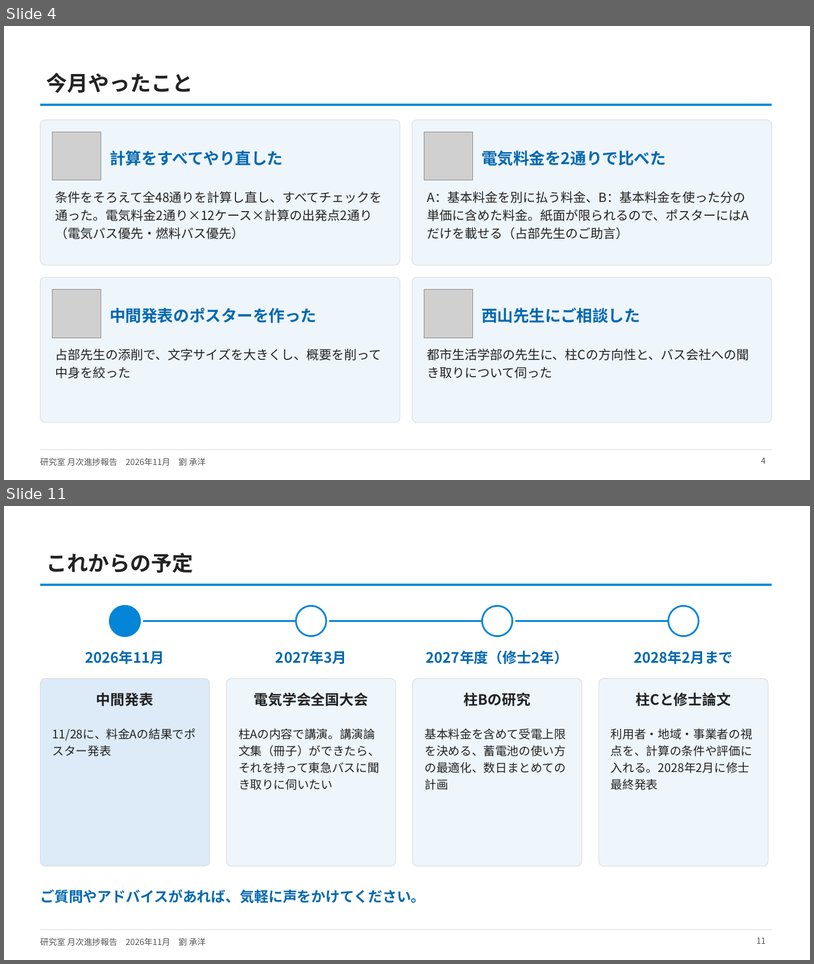
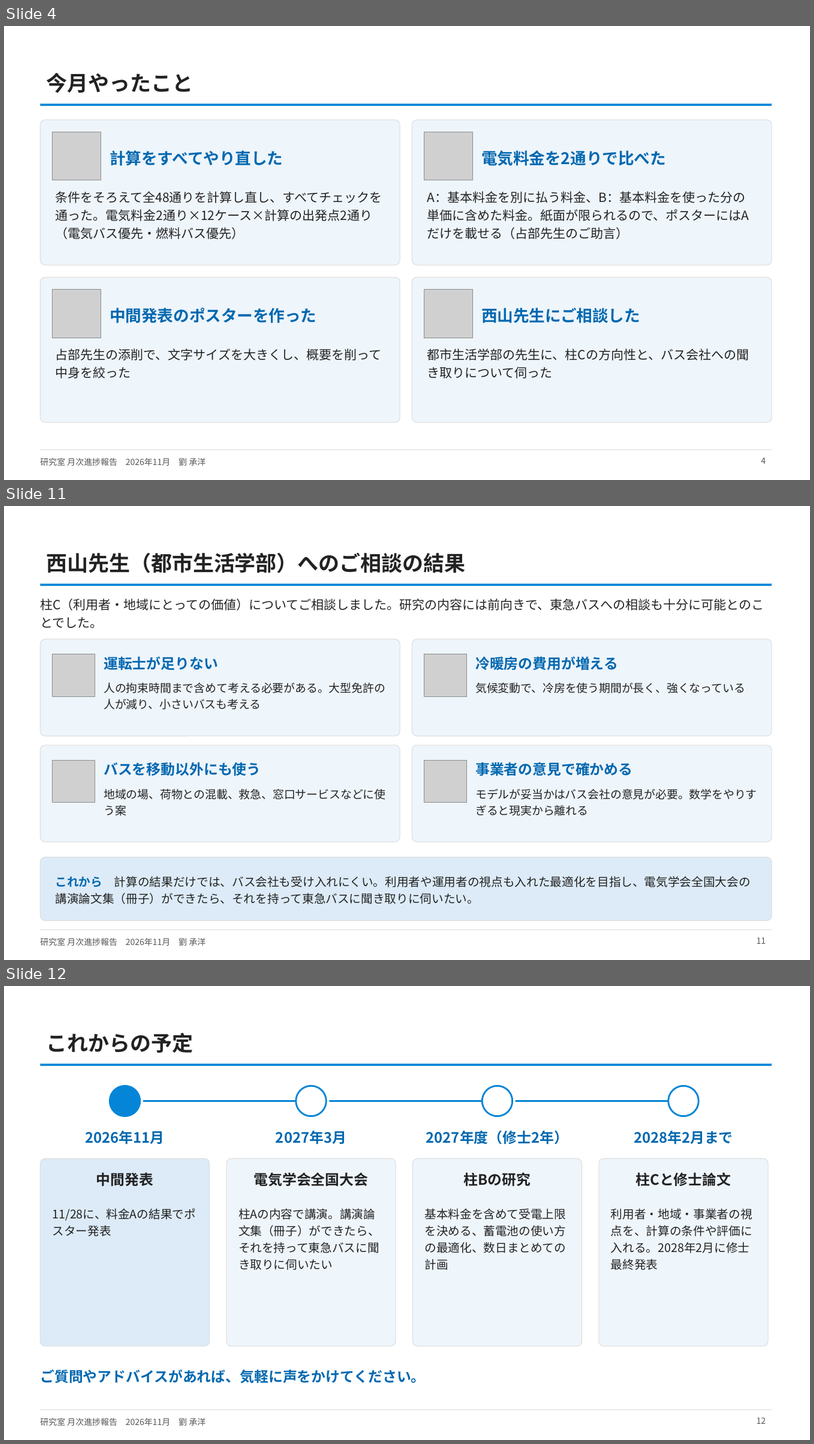
Before and after one commit to CYLIU2003/master-course, a slide deck: outcome/2026-11-19_lab_progress/研究室月次進捗報告_202611_劉.pptx. Shown one above the other, each under a label of ours: slides 4 and 11 before the commit, slides 4, 11 and 12 after it; the slides between them are not shown. The pictures are 814x964 and 814x1444 pixels, drawn with LibreOffice and Linux fonts; fonts in the diff are those of the drawing; grey boxes stand for pictures. Boxes give left, top, right and bottom in pixels: in the first picture for what was removed or moved away, otherwise in the second. Text is boxed around its words. In the diff, an @@ line names an element or a change of style, - is before the commit and + after.

```diff
--- a/outcome/2026-11-19_lab_progress/研究室月次進捗報告_202611_劉.pptx
+++ b/outcome/2026-11-19_lab_progress/研究室月次進捗報告_202611_劉.pptx
@@ slide 11 added at (4,506,810,960), background #FFFFFF; not listed: 3 template elements that a slide beside it also shows @@
@@ title added at (46,553,465,573), 25 pt, text #222222, bold @@
+西山先生（都市生活学部）へのご相談の結果
@@ text added at (40,598,764,628), 15 pt, text #222222 @@
+柱C（利用者・地域にとっての価値）についてご相談しました。研究の内容には前向きで、東急バスへの相談も十分に可能とのことでした。
@@ rounded rectangle added at (40,639,400,736), fill #EEF5FB, outline #DDDDDD 0.75 pt @@
@@ rounded rectangle added at (413,639,772,736), fill #EEF5FB, outline #DDDDDD 0.75 pt @@
@@ picture added at (53,654,95,697) @@
@@ text added at (104,656,218,670), 17 pt, text #0268B0, bold @@
+運転士が足りない
@@ picture added at (425,654,467,697) @@
@@ text added at (476,656,618,670), 17 pt, text #0268B0, bold @@
+冷暖房の費用が増える
@@ text added at (104,682,386,709), 13.5 pt, text #222222 @@
+人の拘束時間まで含めて考える必要がある。大型免許の人が減り、小さいバスも考える
@@ text added at (476,682,746,693), 13.5 pt, text #222222 @@
+気候変動で、冷房を使う期間が長く、強くなっている
@@ rounded rectangle added at (40,745,400,842), fill #EEF5FB, outline #DDDDDD 0.75 pt @@
@@ rounded rectangle added at (413,745,772,842), fill #EEF5FB, outline #DDDDDD 0.75 pt @@
@@ picture added at (53,760,95,802) @@
@@ text added at (104,762,261,776), 17 pt, text #0268B0, bold @@
+バスを移動以外にも使う
@@ picture added at (425,760,467,802) @@
@@ text added at (476,762,633,776), 17 pt, text #0268B0, bold @@
+事業者の意見で確かめる
@@ text added at (104,789,386,816), 13.5 pt, text #222222 @@
+地域の場、荷物との混載、救急、窓口サービスなどに使う案
@@ text added at (476,789,758,816), 13.5 pt, text #222222 @@
+モデルが妥当かはバス会社の意見が必要。数学をやりすぎると現実から離れる
@@ rounded rectangle added at (40,857,772,921), fill #DCEBF7, outline #DDDDDD 0.75 pt @@
@@ text added at (56,876,751,904), 14 pt, text #222222 @@
+これから 計算の結果だけでは、バス会社も受け入れにくい。利用者や運用者の視点も入れた最適化を目指し、電気学会全国大会の講演論文集（冊子）ができたら、それを持って東急バスに聞き取りに伺いたい。
@@ page number added at (757,937,767,943), 10 pt, text #555555 @@
+11
@@ what was slide 11 is now slide 12 @@
@@ page number at (757,1417,767,1423): text changed @@
-11
+12
```
Also in this commit, not shown: 8 slides changed, 2 other files.
